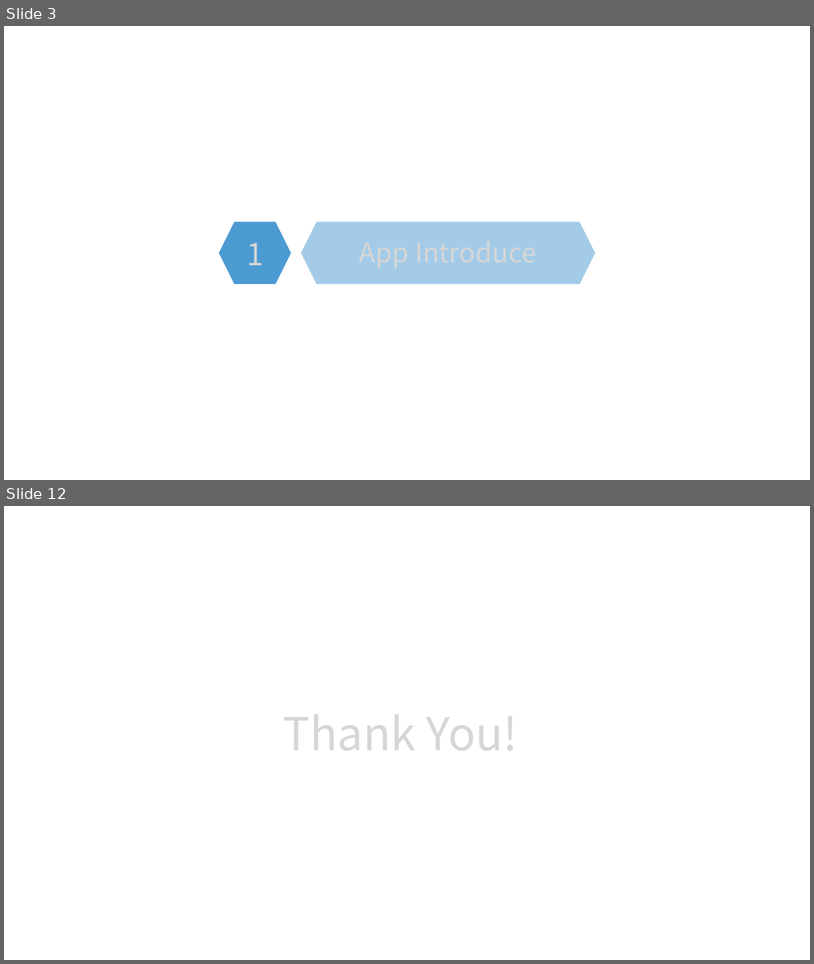
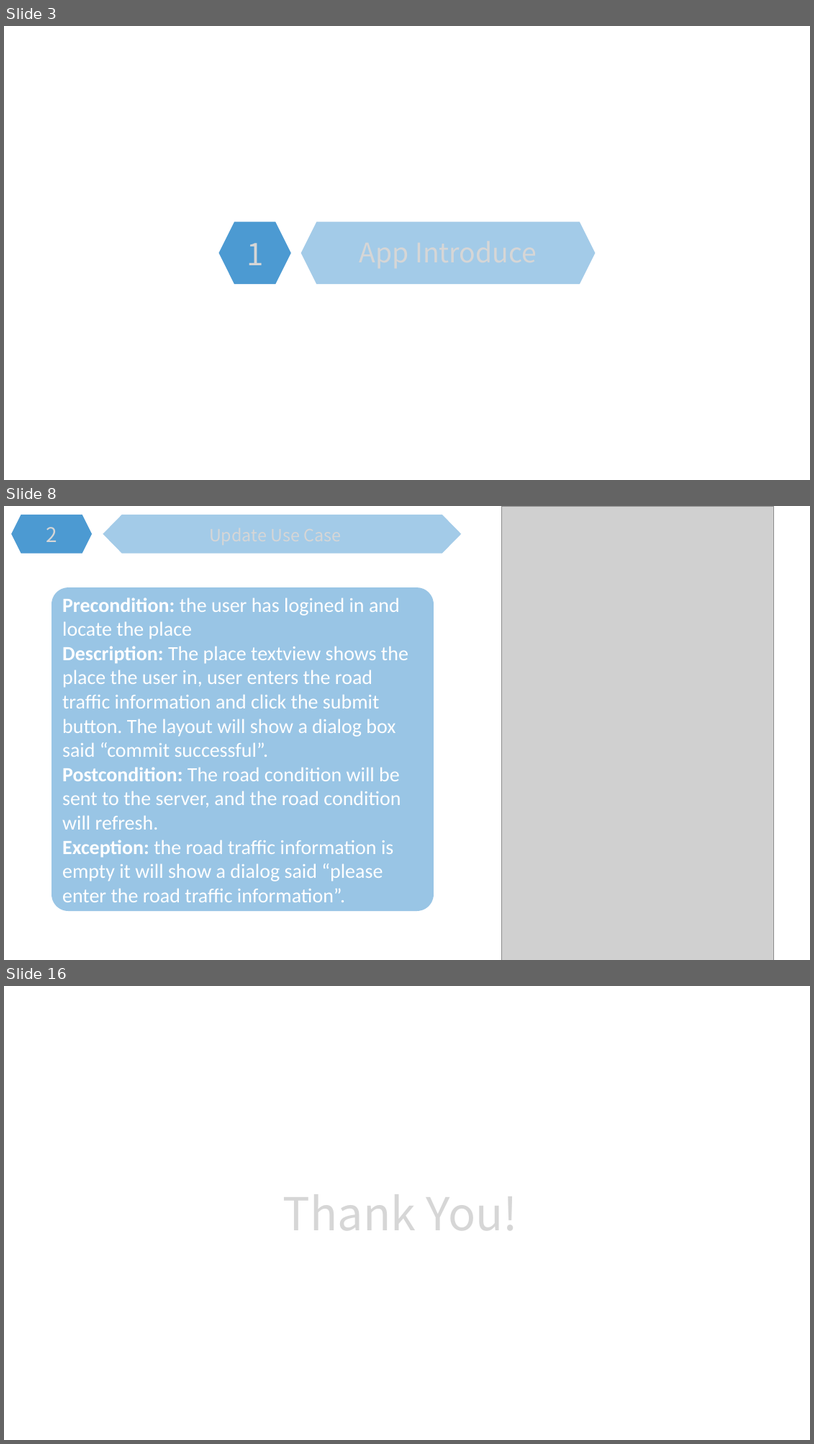
Before and after one commit to MobileApps-BJTU/RoadCondition, a slide deck: BuDu.pptx. Shown one above the other, each under a label of ours: slides 3 and 12 before the commit, slides 3, 8 and 16 after it; the slides between them are not shown. The pictures are 814x964 and 814x1444 pixels, drawn with LibreOffice and Linux fonts; fonts in the diff are those of the drawing; grey boxes stand for pictures; background and template pictures are left out. Boxes give left, top, right and bottom in pixels: in the first picture for what was removed or moved away, otherwise in the second. Text is boxed around its words. In the diff, an @@ line names an element or a change of style, - is before the commit and + after.

Commit message:
ppt
update

```diff
--- a/BuDu.pptx
+++ b/BuDu.pptx
@@ slide 8 added at [4,506,810,960], background picture (left out) @@
@@ group added at [11,515,462,554]: 2 texts, 1 hexagon, 1 freeform shape @@
+2
+Update Use Case
@@ picture added at [502,506,774,960] @@
@@ rounded rectangle added at [52,587,434,911], fill #0070C0 at 40% opacity, 24 pt, text #FFFFFF @@
+Precondition: the user has logined in and locate the place
+Description: The place textview shows the place the user in, user enters the road traffic information and click the submit button. The layout will show a dialog box said “commit successful”.
+Postcondition: The road condition will be sent to the server, and the road condition will refresh.
+Exception: the road traffic information is empty it will show a dialog said “please enter the road traffic information”.
@@ what was slide 12 is now slide 16 @@
```
Also in this commit, not shown: 9 slides changed, 3 other slides added, 5 other files.
